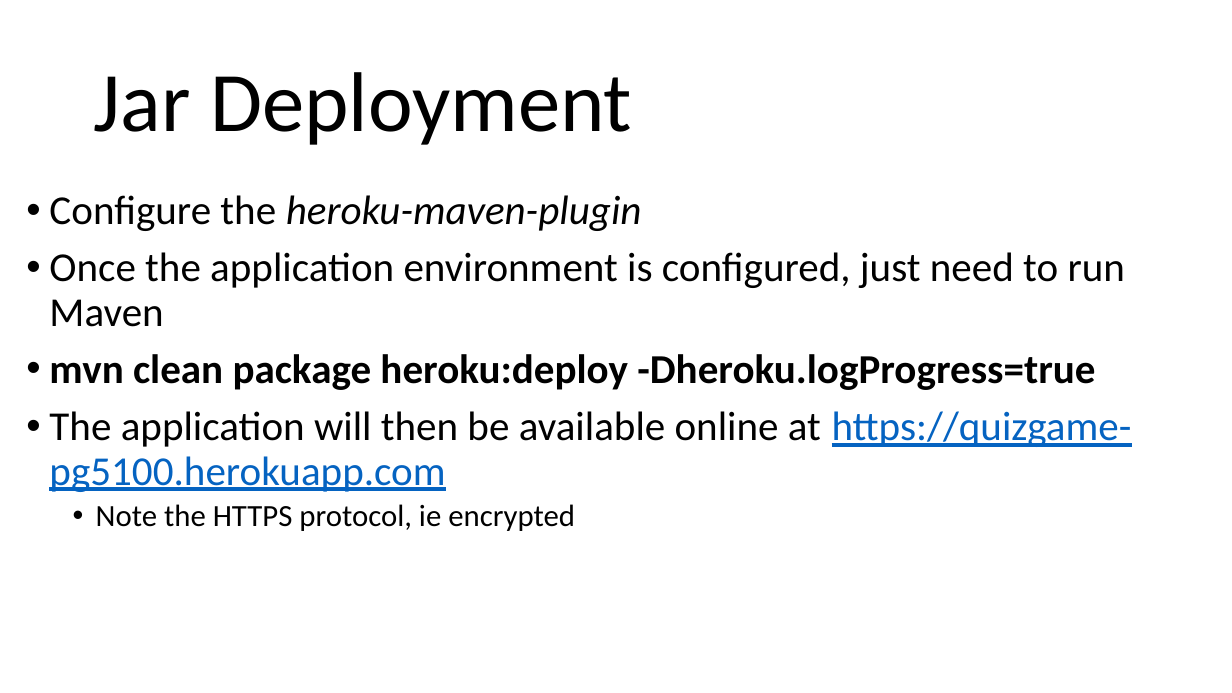
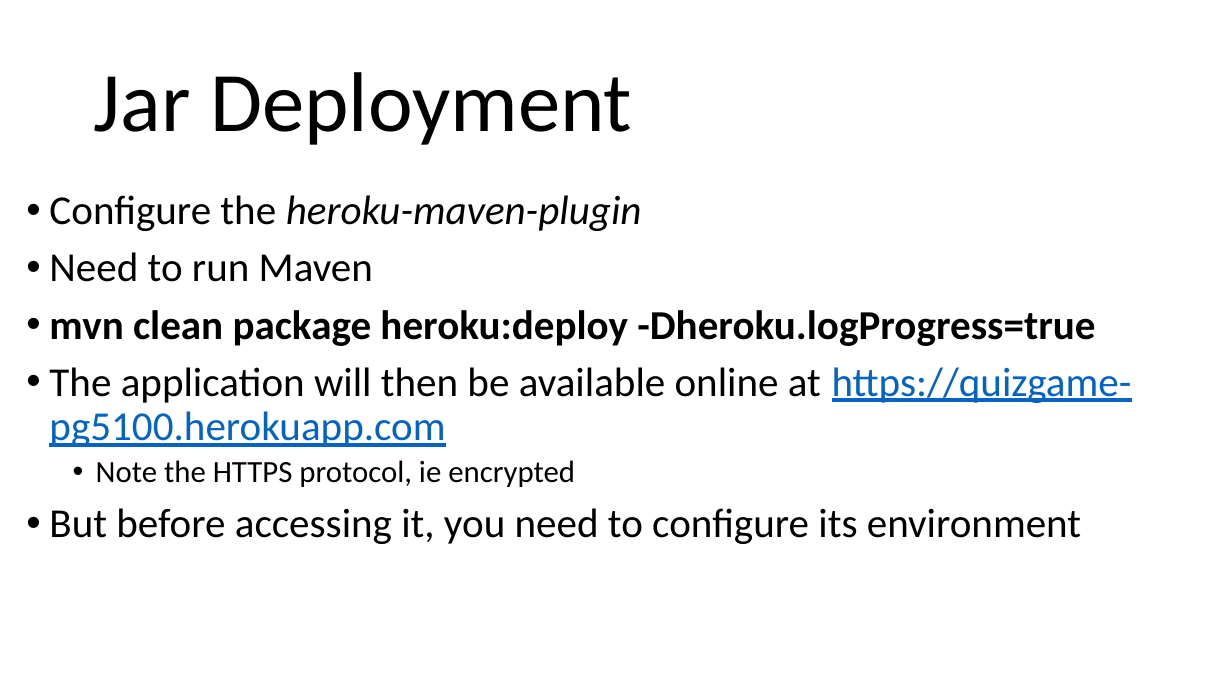
Before and after one commit to arcuri82/testing_security_development_enterprise_systems, a slide deck: slide 19 of doc/intro/slides/lesson_11_ci.pptx (slide 20 before the commit). Drawn at 1232x693 pixels with LibreOffice and Linux fonts; fonts in the diff are those of the drawing. Boxes give left, top, right and bottom in pixels: in the first picture for what was removed or moved away, otherwise in the second. Text is boxed around its words. In the diff, an @@ line names an element or a change of style, - is before the commit and + after.

```diff
--- a/doc/intro/slides/lesson_11_ci.pptx
+++ b/doc/intro/slides/lesson_11_ci.pptx
@@ text at bbox=[49, 252, 373, 282]: text changed @@
-• Once the application environment is configured, just need to run Maven
+• Need to run Maven
@@ text at bbox=[49, 508, 1081, 544]: paragraph added @@
+• But before accessing it, you need to configure its environment
```
Also in this commit, not shown: 5 other slides changed, 5 other files.
